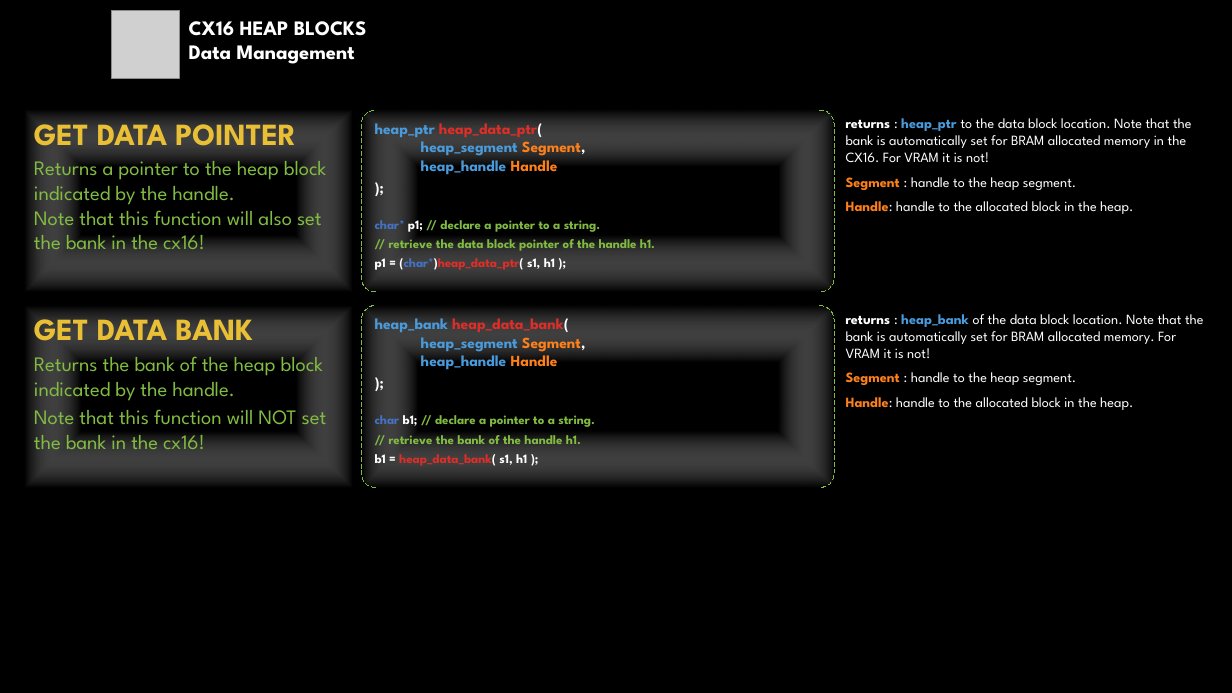
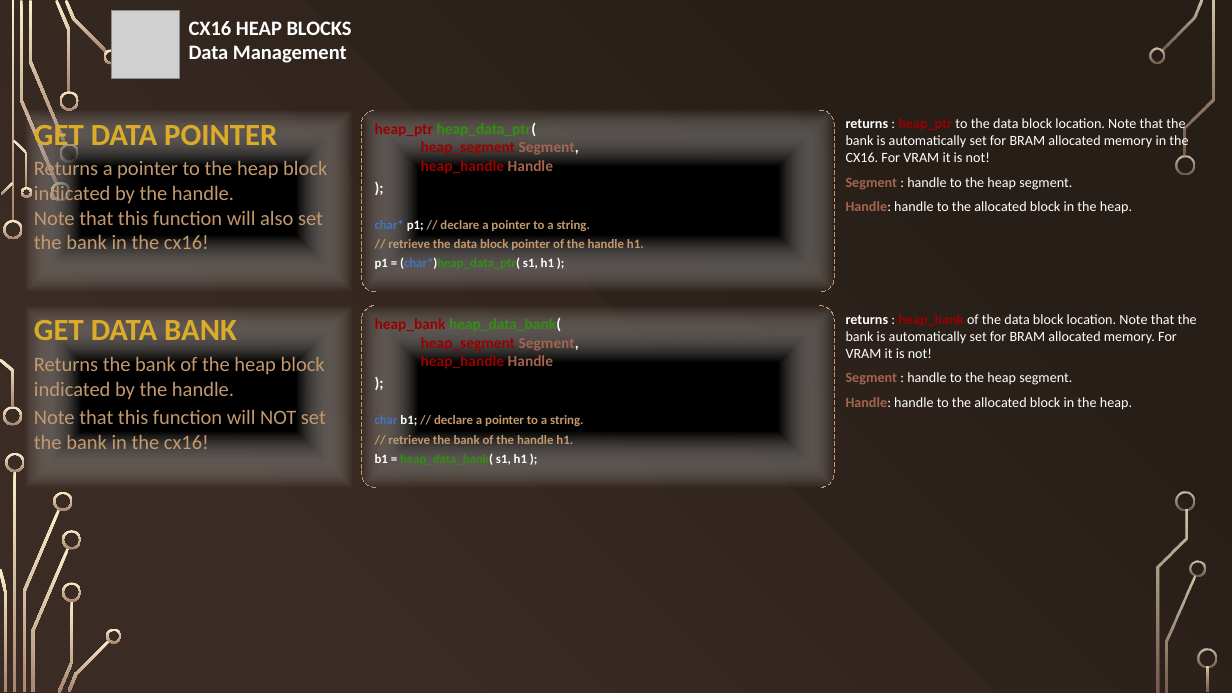
Before and after one commit to FlightControl-User/x16-code, a slide deck: slide 11 of x16-docs/CX16_Equinoxe.pptx (slide 7 before the commit). Drawn at 1232x693 pixels with LibreOffice and Linux fonts; fonts in the diff are those of the drawing; grey boxes stand for pictures; background and template pictures are left out. Boxes give left, top, right and bottom in pixels: in the first picture for what was removed or moved away, otherwise in the second. Text is boxed around its words. In the diff, an @@ line names an element or a change of style, - is before the commit and + after.

```diff
--- a/x16-docs/CX16_Equinoxe.pptx
+++ b/x16-docs/CX16_Equinoxe.pptx
@@ background #000000 to gradient #271E18 to #3B2C24 @@
@@ text "CX16 HEAP BLOCKS" at [189,21,352,63]: font League Spartan to Calibri @@
@@ rectangle "GET DATA POINTER" at [25,110,352,292]: font League Spartan to Calibri; text colour #E9BF35 to #DBAC29 in "GET DATA POINTER"; text colour #81BB42 to #C3986D in "Returns a pointer to the heap block ..." @@
@@ bracket pair "heap_ptr heap_data_ptr( heap_segment Segment, heap_handle ..." at [361,110,835,292]: font League Spartan to Calibri; text colour #4A9BDC to #9A0000 in "heap_ptr heap_segment heap_handle"; text colour #DF2E28 to #338F13 in "heap_data_ptr(", "(char*)heap_data_ptr("; text colour #FE801A to #A5644E in "Segment, Handle"; text colour #81BB42 to #C3986D in "// declare a pointer to a string.", "// retrieve the data block pointer of ..."; outline #81BB42 0.75 pt dashed to #C3986D 0.75 pt dashed @@
@@ text "returns : heap_ptr to the ..." at [846,118,1188,214]: font League Spartan to Calibri; text colour #4A9BDC to #9A0000 in "heap_ptr"; text colour #FE801A to #A5644E in "Segment", "Handle:" @@
@@ rectangle "GET DATA BANK" at [25,306,352,488]: font League Spartan to Calibri; text colour #E9BF35 to #DBAC29 in "GET DATA BANK"; text colour #81BB42 to #C3986D in "Returns the bank of the heap block ...", "Note that this function will NOT set ..." @@
@@ bracket pair "heap_bank heap_data_bank( heap_segment Segment, heap_handle ..." at [361,306,835,488]: font League Spartan to Calibri; text colour #4A9BDC to #9A0000 in "heap_bank heap_segment heap_handle"; text colour #DF2E28 to #338F13 in "heap_data_bank(", "heap_data_bank("; text colour #FE801A to #A5644E in "Segment, Handle"; text colour #81BB42 to #C3986D in "// declare a pointer to a string.", "// retrieve the bank of the handle ..."; outline #81BB42 0.75 pt dashed to #C3986D 0.75 pt dashed @@
@@ text "returns : heap_bank of the ..." at [846,314,1197,410]: font League Spartan to Calibri; text colour #4A9BDC to #9A0000 in "heap_bank"; text colour #FE801A to #A5644E in "Segment", "Handle:" @@
@@ group added at [0,0,1217,693]: 33 freeform shapes, 3 rectangles @@
```
Also in this commit, not shown: 13 other slides changed, 5 slides added, 1 slide removed, 16 other files.
